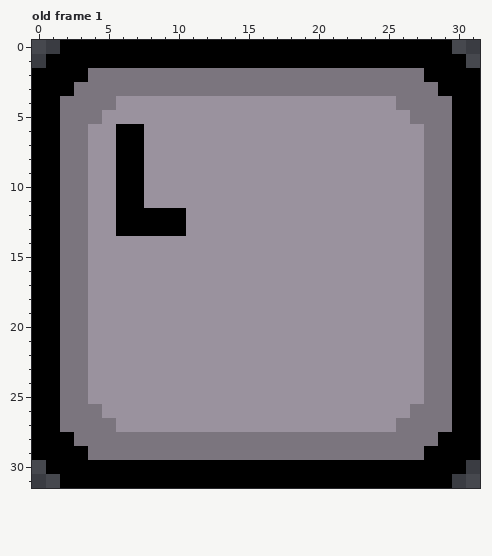
Two versions of one pixel-art file, Sprites/ui.aseprite. Above, as it was before the edit.
32x32 pixels, 4 frames. Shown: old frame 1. The commit also changed other frames, which this record leaves out.
And afterwards:
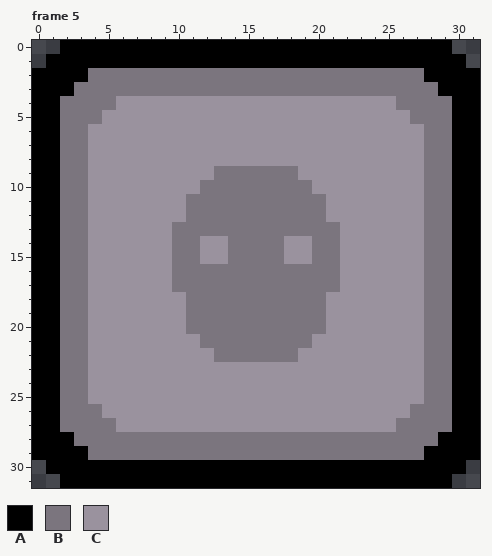
Palette (. is transparent): A #000000  B #7b757e  C #9a929e
A new or re-ordered frame is compared with the old frame closest to it.
Message: added accessory / hand slots / added inventory slot sprites
The edit:
{"change": "frames 4 -> 8"}
{"change": "layer \"slots\" added"}
{"change": "layer \"slot_icon\" added"}
{"change": "layer \"Layer 1\" removed"}
{"where": "frame 5 is new; against old frame 1, layers \"slot_icon\", \"slots\""}
{"frame":5,"y":6,"x":6,"old":"AA","new":"CC"}
{"frame":5,"y":7,"x":6,"old":"AA","new":"CC"}
{"frame":5,"y":8,"x":6,"old":"AA","new":"CC"}
{"frame":5,"y":9,"x":6,"old":"AA","new":"CC"}
{"frame":5,"y":9,"x":13,"old":"CCCCCC","new":"BBBBBB"}
{"frame":5,"y":10,"x":6,"old":"AA","new":"CC"}
{"frame":5,"y":10,"x":12,"old":"CCCCCCCC","new":"BBBBBBBB"}
{"frame":5,"y":11,"x":6,"old":"AA","new":"CC"}
{"frame":5,"y":11,"x":11,"old":"CCCCCCCCCC","new":"BBBBBBBBBB"}
{"frame":5,"y":12,"x":6,"old":"AAAAACCCCCCCCCC","new":"CCCCCBBBBBBBBBB"}
{"frame":5,"y":13,"x":6,"old":"AAAAACCCCCCCCCCC","new":"CCCCBBBBBBBBBBBB"}
{"frame":5,"y":14,"x":10,"old":"CC","new":"BB"}
{"frame":5,"y":14,"x":14,"old":"CCCC","new":"BBBB"}
{"frame":5,"y":14,"x":20,"old":"CC","new":"BB"}
{"frame":5,"y":15,"x":10,"old":"CC","new":"BB"}
{"frame":5,"y":15,"x":14,"old":"CCCC","new":"BBBB"}
{"frame":5,"y":15,"x":20,"old":"CC","new":"BB"}
{"frame":5,"y":16,"x":10,"old":"CCCCCCCCCCCC","new":"BBBBBBBBBBBB"}
{"frame":5,"y":17,"x":10,"old":"CCCCCCCCCCCC","new":"BBBBBBBBBBBB"}
{"frame":5,"y":18,"x":11,"old":"CCCCCCCCCC","new":"BBBBBBBBBB"}
{"frame":5,"y":19,"x":11,"old":"CCCCCCCCCC","new":"BBBBBBBBBB"}
{"frame":5,"y":20,"x":11,"old":"CCCCCCCCCC","new":"BBBBBBBBBB"}
{"frame":5,"y":21,"x":12,"old":"CCCCCCCC","new":"BBBBBBBB"}
{"frame":5,"y":22,"x":13,"old":"CCCCCC","new":"BBBBBB"}
{"label":"changed","picture_box":[116,124,340,362]}
